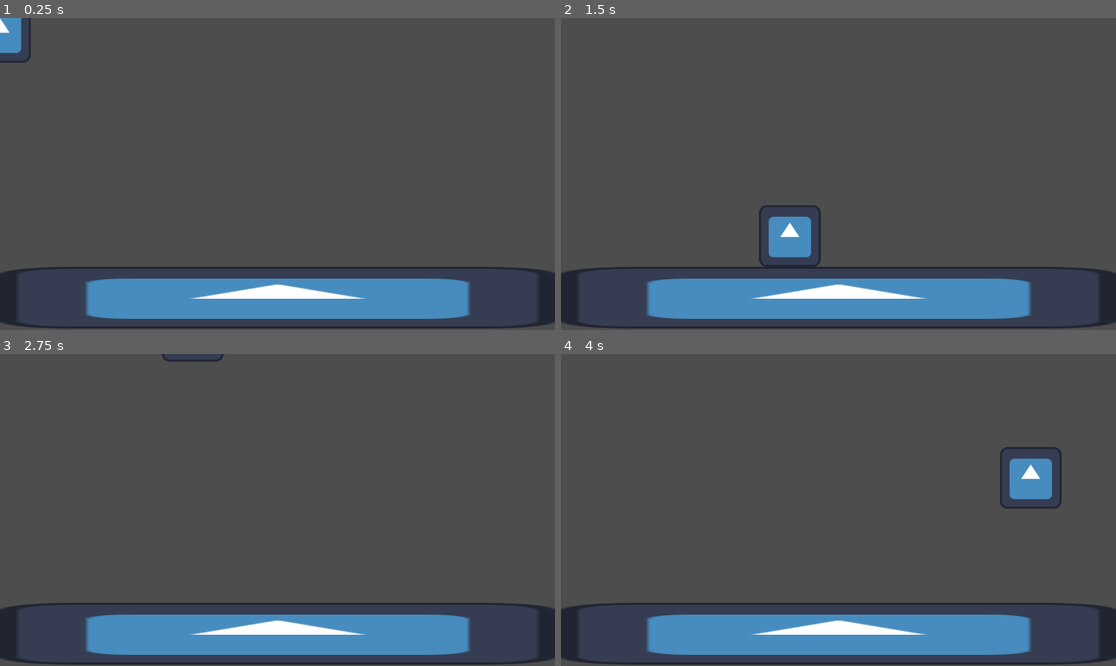
Above: before the commit, frames 1-4 (two rows, left to right).
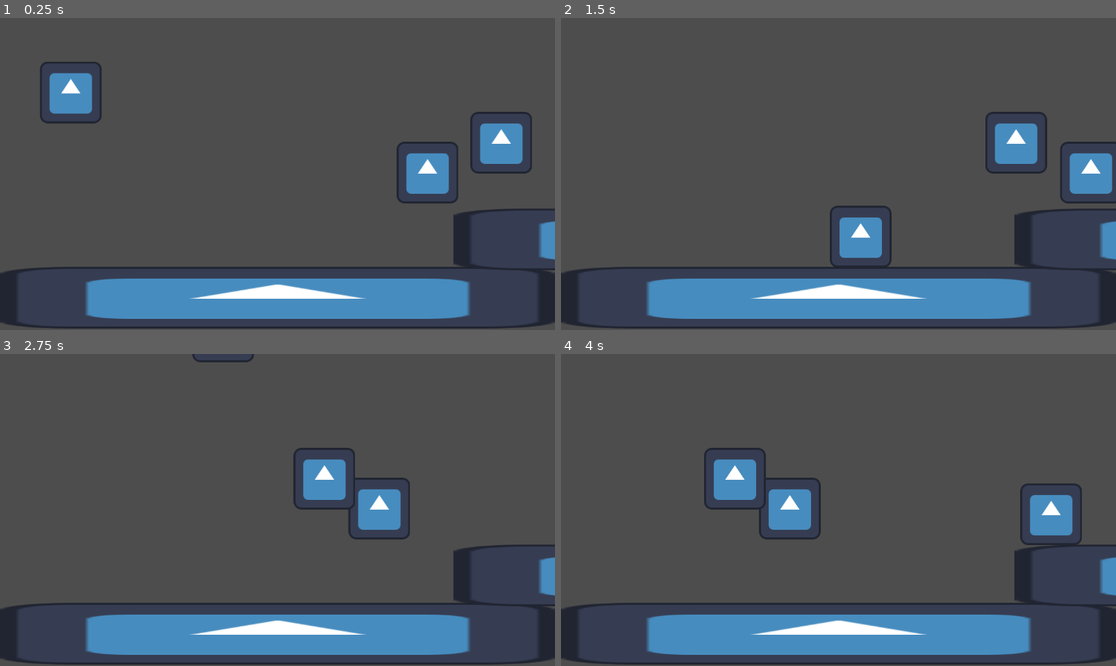
Above: after the commit, the same moments.

Repository: Starg0ne/CGJ-Ubuntu-Cheval-
Game: Godot game, scene res://scenes/level.tscn
Two runs of this game, one before a commit and one after it. Both use one fixed random seed, a clock stepped at 60 frames per second and the inputs below. The engine's default icon, where the game draws it, is replaced by a stand-in: a white triangle on a blue panel in a dark square.
Inputs:
- Up to frame 1 (0.25 s): no input
- Up to frame 2 (1.5 s): tap Enter (ui_accept) at 0.5, 0.77 s; hold Right (ui_right) from 0.53 s (still down)
- Up to frame 3 (2.75 s): tap Enter (ui_accept) at 1.52 s; release Right (ui_right) at 2.03 s; hold Left (ui_left) from 2.03 s (still down)
- Up to frame 4 (4 s): release Left (ui_left) at 2.78 s; hold Right (ui_right) from 2.78 s (still down); tap Enter (ui_accept) at 3.02, 3.77 s

The runs differ from the first frame. In frame 1, 5.5% of the frame differs, in the area x 0-100%, y 0-81%; in frame 2, 6.1%, in the area x 35-100%, y 30-81%; in frame 3, 3.8%; in frame 4, 5.9%.

Commit message:
Ennemie
Debut de la création des ennemis
Blocs qui se déplacent point A à B
Colision à peut etre changer.

Diff:
--- /dev/null
+++ b/ennemie.gd
@@ -0,0 +1,16 @@
+extends CharacterBody2D
+
+
+# On crée des variables réglables dans l'inspecteur
+@export var speed = 250.0
+var direction = 1  # 1 = droite, -1 = gauche
+
+func _physics_process(delta):
+	velocity.x = direction * speed * delta
+
+	move_and_collide(velocity)
+
+	if (position.x > 1000):
+		direction *= -1
+	elif (position.x < 0):
+		direction *= -1
--- /dev/null
+++ b/ennemie.tscn
@@ -0,0 +1,18 @@
+[gd_scene load_steps=4 format=3 uid="uid://blkgunxxcjkny"]
+
+[ext_resource type="Texture2D" uid="uid://dmse73bbdgro" path="res://assets/icon.svg" id="1_4nbo3"]
+[ext_resource type="Script" uid="uid://ce3i8nubw505m" path="res://ennemie.gd" id="1_yb4ka"]
+
+[sub_resource type="RectangleShape2D" id="RectangleShape2D_yb4ka"]
+size = Vector2(115, 117)
+
+[node name="Ennemie" type="CharacterBody2D"]
+script = ExtResource("1_yb4ka")
+
+[node name="Sprite2D" type="Sprite2D" parent="."]
+position = Vector2(148, 92)
+texture = ExtResource("1_4nbo3")
+
+[node name="CollisionShape2D" type="CollisionShape2D" parent="."]
+position = Vector2(148.5, 92.5)
+shape = SubResource("RectangleShape2D_yb4ka")
--- /dev/null
+++ b/plateforme_descendante.tscn
@@ -0,0 +1,32 @@
+[gd_scene load_steps=4 format=3 uid="uid://c60gcwt2v0tdj"]
+
+[ext_resource type="Texture2D" uid="uid://dmse73bbdgro" path="res://assets/icon.svg" id="2_v62gn"]
+
+[sub_resource type="GDScript" id="GDScript_1emhw"]
+script/source = "extends CharacterBody2D
+
+# On crée des variables réglables dans l'inspecteur
+@export var speed = 150.0
+var direction = 1  # 1 = droite, -1 = gauche
+
+func _physics_process(_delta):
+	velocity.y = direction * speed
+
+	move_and_slide()
+
+	if (position.y > 500):
+		direction *= -1
+	elif (position.y < 0):
+		direction *= -1
+"
+
+[sub_resource type="RectangleShape2D" id="RectangleShape2D_tc1c0"]
+
+[node name="plateformeDescendante" type="CharacterBody2D"]
+script = SubResource("GDScript_1emhw")
+
+[node name="Sprite2D" type="Sprite2D" parent="."]
+texture = ExtResource("2_v62gn")
+
+[node name="CollisionShape2D" type="CollisionShape2D" parent="."]
+shape = SubResource("RectangleShape2D_tc1c0")
--- a/scenes/level.tscn
+++ b/scenes/level.tscn
@@ -1,14 +1,16 @@
-[gd_scene load_steps=4 format=3 uid="uid://gkuidwu50df2"]
+[gd_scene load_steps=5 format=3 uid="uid://gkuidwu50df2"]
 
 [ext_resource type="Texture2D" uid="uid://dmse73bbdgro" path="res://assets/icon.svg" id="1_2q6dc"]
 [ext_resource type="PackedScene" uid="uid://doqxsjnp2uwbe" path="res://scenes/player.tscn" id="2_w7c3h"]
+[ext_resource type="PackedScene" uid="uid://blkgunxxcjkny" path="res://ennemie.tscn" id="3_w8frs"]
 
 [sub_resource type="RectangleShape2D" id="RectangleShape2D_2q6dc"]
-size = Vector2(1151.5, 129)
+size = Vector2(1155.25, 126.5)
 
 [node name="Level" type="Node2D"]
 
 [node name="Floor" type="StaticBody2D" parent="."]
+collision_layer = 4
 
 [node name="Sprite2D" type="Sprite2D" parent="Floor"]
 position = Vector2(576.5, 581)
@@ -19,4 +21,26 @@
 position = Vector2(576.25, 582.5)
 shape = SubResource("RectangleShape2D_2q6dc")
 
+[node name="Floor2" type="StaticBody2D" parent="."]
+collision_layer = 4
+
+[node name="Sprite2D" type="Sprite2D" parent="Floor2"]
+position = Vector2(1517.5, 460)
+scale = Vector2(9.0078125, 1)
+texture = ExtResource("1_2q6dc")
+
+[node name="CollisionShape2D" type="CollisionShape2D" parent="Floor2"]
+position = Vector2(1517.375, 461.25)
+shape = SubResource("RectangleShape2D_2q6dc")
+
 [node name="Player" parent="." instance=ExtResource("2_w7c3h")]
+position = Vector2(147, 126)
+collision_mask = 254
+
+[node name="Ennemie" parent="." instance=ExtResource("3_w8frs")]
+position = Vector2(677, 229)
+collision_layer = 2
+
+[node name="Ennemie2" parent="." instance=ExtResource("3_w8frs")]
+position = Vector2(830, 167)
+collision_layer = 2
Not shown, added: ennemie.gd.uid
Not shown, added: scenes/player.tscn6284348959.tmp
Not shown, added: scenes/player.tscn6302923581.tmp
